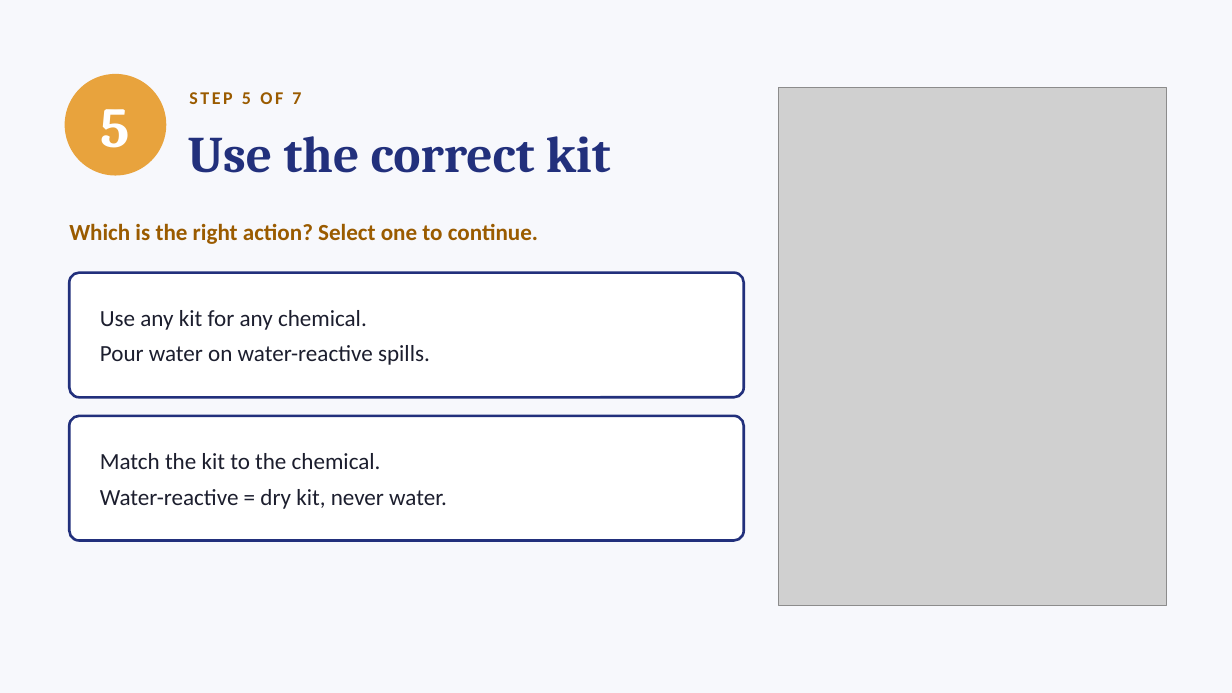
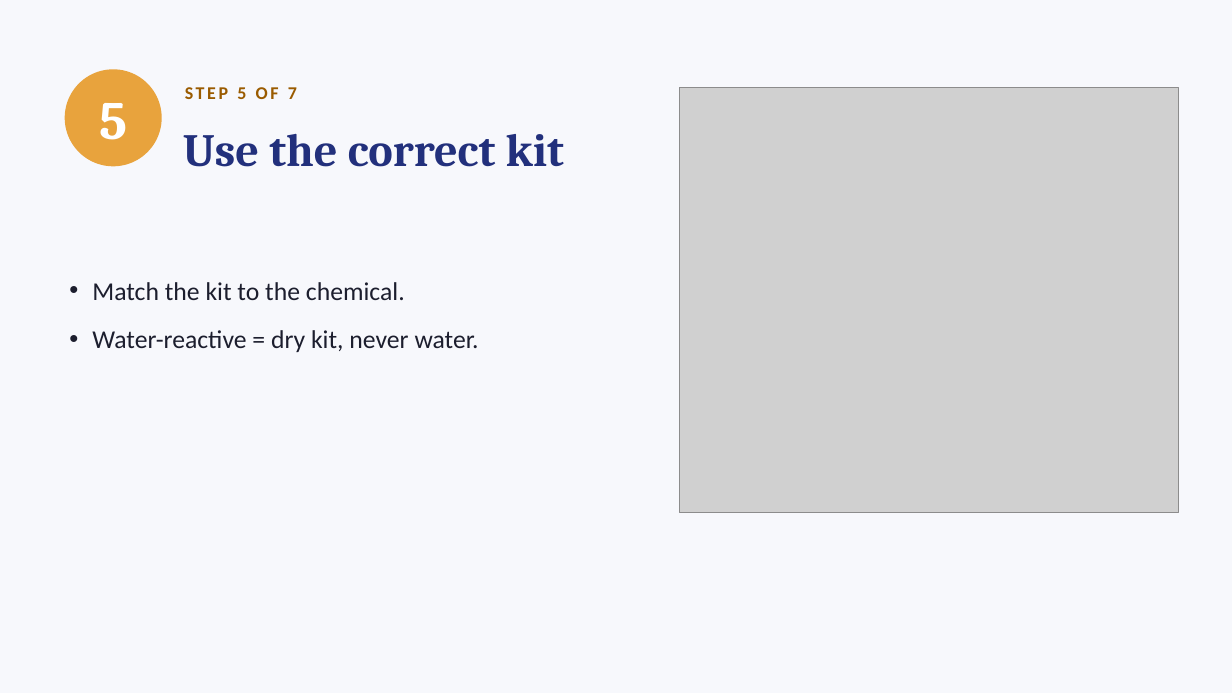
Before and after one commit to ProfeAnaEslavaEdTech/eLearningportfolio, a slide deck: slide 6 of assets/Spill-7-Steps-video.pptx. Drawn at 1232x693 pixels with LibreOffice and Linux fonts; fonts in the diff are those of the drawing; grey boxes stand for pictures. Boxes give left, top, right and bottom in pixels: in the first picture for what was removed or moved away, otherwise in the second. Text is boxed around its words. In the diff, an @@ line names an element or a change of style, - is before the commit and + after.

```diff
--- a/assets/Spill-7-Steps-video.pptx
+++ b/assets/Spill-7-Steps-video.pptx
@@ text "5" at (x1=99, y1=103, x2=127, y2=140): size 44 to 42 pt @@
@@ ellipse resized from (x1=65, y1=74, x2=166, y2=176) to (x1=65, y1=69, x2=162, y2=166) @@
@@ text "STEP 5 OF 7" moved from (x1=189, y1=92, x2=301, y2=104) to (x1=185, y1=87, x2=297, y2=99) @@
@@ picture resized from (x1=779, y1=88, x2=1167, y2=605) to (x1=679, y1=88, x2=1178, y2=513) @@
@@ text "Use the correct kit" at (x1=183, y1=134, x2=564, y2=167): size 40 to 36 pt @@
@@ text "Match the kit to the ..." moved from (x1=69, y1=416, x2=744, y2=541) to (x1=92, y1=282, x2=479, y2=352) @@
@@ text "Match the kit to the ..." at (x1=92, y1=282, x2=479, y2=352): size 18 to 20 pt; bullet none to •; more space between paragraphs; fill #FFFFFF to none; outline #22307C 2 pt to none @@
@@ text removed at (x1=69, y1=223, x2=538, y2=244) @@
-Which is the right action? Select one to continue.
@@ rounded rectangle removed at (x1=69, y1=273, x2=744, y2=397) @@
-Use any kit for any chemical.
-Pour water on water-reactive spills.
```
Also in this commit, not shown: 8 other slides changed.
